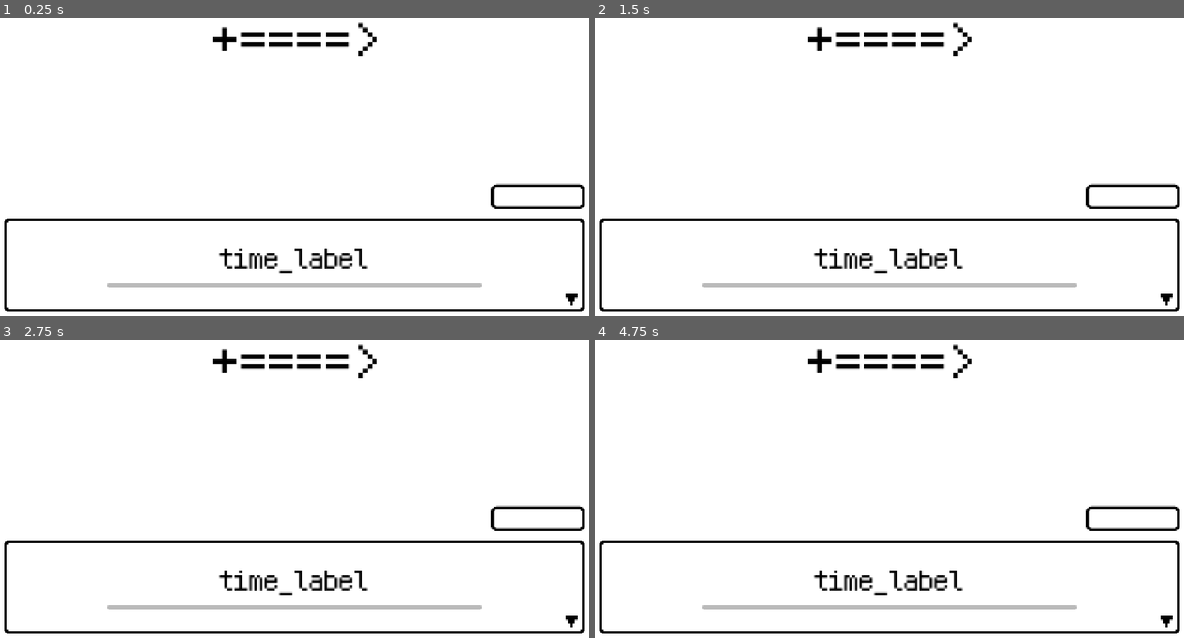
Above: before the commit, frames 1-4 (two rows, left to right).
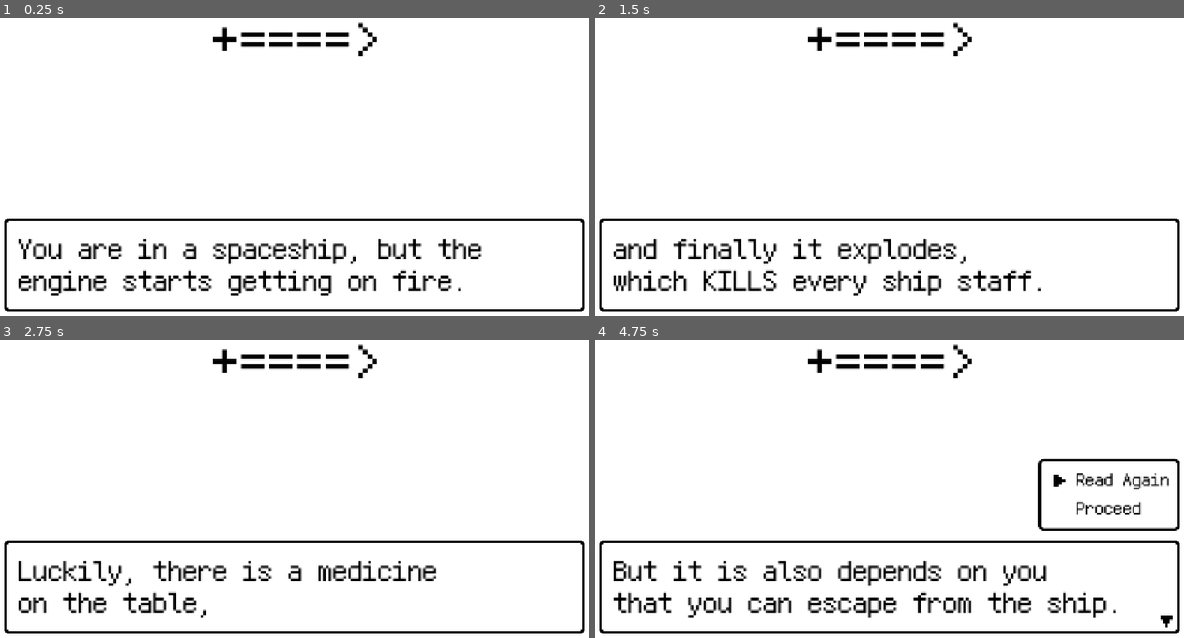
Above: after the commit, the same moments.

Repository: OzelotVanilla/sacrifircas
Game: Godot game, scene res://scenes/last_dose/MiniGameLastDose.tscn
Two runs of this game, one before a commit and one after it. Both use one fixed random seed, a clock stepped at 60 frames per second and the inputs below. Before the commit the project has no main scene; this scene is started directly in both runs.
Inputs:
- Up to frame 1 (0.25 s): no input
- Up to frame 2 (1.5 s): tap Enter (ui_accept) at 0.5, 0.77, 1.25 s
- Up to frame 3 (2.75 s): tap Enter (ui_accept) at 1.52, 2 s
- Up to frame 4 (4.75 s): tap Enter (ui_accept) at 2.75, 3.02, 3.5, 3.77, 4.25, 4.52 s

The runs differ from the first frame. In frame 1, 5.5% of the frame differs, in the area x 3-100%, y 55-97%; in frame 2, 5.1%; in frame 3, 4.5%; in frame 4, 6.4%, in the area x 3-100%, y 39-94%.
Error before the commit: Parse Error: Could not resolve class "BaseGame". (res://scenes/last_dose/MiniGameLastDose.gd:1)

Commit message:
feature - `MainGame` along with readme files
Also set to main scene in project settings.

Diff:
--- a/project.godot
+++ b/project.godot
@@ -11,6 +11,7 @@
 [application]
 
 config/name="sacrifircas"
+run/main_scene="uid://x18fwg8aj1ah"
 config/features=PackedStringArray("4.7", "Forward Plus")
 config/icon="res://icon.svg"
 
--- /dev/null
+++ b/scenes/main_game/MainGame.gd
@@ -0,0 +1,76 @@
+class_name MainGame
+extends Control
+
+
+var last_dose__scene := preload(
+    "res://scenes/last_dose/MiniGameLastDose.tscn"
+)
+
+
+@onready var game_container__ref: Control = $GameContainer
+
+@onready var line_edit__ref: LineEdit = $VBox/LineEdit
+
+
+func _ready() -> void: self.__onReady__()
+
+
+func on_LineEdit_text_submitted(player_code: String) -> void:
+    if player_code.count("_") != 2:
+        await self.showLineEditErrorInput(
+            str("Invalid player code")
+            #str("Invalid player code `", player_code, "`.")
+        )
+        return
+
+    var player_code_destruct := player_code.split("_", false, 3)
+    var level_name      := player_code_destruct[0]
+    var level_variation := int(player_code_destruct[1])
+    var player_side     := int(player_code_destruct[2])
+    var scene_to_load: PackedScene
+    match level_name:
+        "ld":
+            scene_to_load = last_dose__scene
+
+        _:
+            await self.showLineEditErrorInput(
+                str("Invalid player code")
+                #str("No level is called `", level_name, "`.")
+            )
+            return
+
+    self.changeToGame(scene_to_load, level_variation, player_side, player_code)
+
+func showLineEditErrorInput(error: String):
+    self.line_edit__ref.text = error
+    self.line_edit__ref.editable = false
+    await get_tree().create_timer(2).timeout
+    self.line_edit__ref.clear()
+    self.line_edit__ref.editable = true
+    self.line_edit__ref.edit()
+
+func on_FinishAndStatButton_pressed() -> void:
+    pass # Replace with function body.
+
+func changeToGame(
+    scene: PackedScene, level_variation: int, player_side: int,
+    player_code: String
+):
+    self.requestCloseCurrentGame()
+
+    var game: BaseGame = scene.instantiate()
+    self.game_container__ref.add_child(game)
+    game.level_variation = level_variation
+    game.player_side     = player_side
+    game.player_code     = player_code
+    game.main_game__ref  = self
+
+func requestCloseCurrentGame():
+    for game in self.game_container__ref.get_children():
+        self.game_container__ref.remove_child(game)
+        game.queue_free()
+    self.line_edit__ref.clear()
+
+func __onReady__():
+    save_manager.createSave()
+    self.line_edit__ref.grab_focus()
--- /dev/null
+++ b/scenes/main_game/MainGame.tscn
@@ -0,0 +1,93 @@
+[gd_scene format=3 uid="uid://x18fwg8aj1ah"]
+
+[ext_resource type="Script" uid="uid://dc3005cvhsesj" path="res://scenes/main_game/MainGame.gd" id="1_qty2d"]
+[ext_resource type="FontFile" uid="uid://bdvrgt841l73v" path="res://assets/fonts/ark-pixel-12px-monospaced-latin.otf" id="2_bf1bb"]
+[ext_resource type="StyleBox" uid="uid://bivtwg8cnosv0" path="res://assets/stylebox/pixel_style.tres" id="3_j2o7p"]
+
+[sub_resource type="StyleBoxEmpty" id="StyleBoxEmpty_51h8d"]
+
+[sub_resource type="StyleBoxEmpty" id="StyleBoxEmpty_cly3p"]
+
+[sub_resource type="StyleBoxEmpty" id="StyleBoxEmpty_msl2r"]
+
+[sub_resource type="StyleBoxEmpty" id="StyleBoxEmpty_tg3ls"]
+
+[sub_resource type="StyleBoxEmpty" id="StyleBoxEmpty_kxs62"]
+
+[node name="MainGame" type="Control" unique_id=681627672]
+layout_mode = 3
+anchors_preset = 15
+anchor_right = 1.0
+anchor_bottom = 1.0
+grow_horizontal = 2
+grow_vertical = 2
+script = ExtResource("1_qty2d")
+
+[node name="VBox" type="VBoxContainer" parent="." unique_id=512049698]
+layout_mode = 1
+anchors_preset = 15
+anchor_right = 1.0
+anchor_bottom = 1.0
+grow_horizontal = 2
+grow_vertical = 2
+alignment = 1
+
+[node name="Label" type="Label" parent="VBox" unique_id=1410042307]
+layout_mode = 2
+theme_override_colors/font_color = Color(0, 0, 0, 1)
+theme_override_fonts/font = ExtResource("2_bf1bb")
+theme_override_font_sizes/font_size = 64
+text = "Enter your player code:"
+horizontal_alignment = 1
+
+[node name="Spacer_01" type="Control" parent="VBox" unique_id=1524856531]
+custom_minimum_size = Vector2(0, 80)
+layout_mode = 2
+
+[node name="LineEdit" type="LineEdit" parent="VBox" unique_id=1461582300]
+custom_minimum_size = Vector2(600, 80)
+layout_mode = 2
+size_flags_horizontal = 4
+theme_override_colors/font_color = Color(0, 0, 0, 1)
+theme_override_colors/font_uneditable_color = Color(0.84313726, 0, 0.22745098, 1)
+theme_override_colors/caret_color = Color(0, 0, 0, 1)
+theme_override_fonts/font = ExtResource("2_bf1bb")
+theme_override_font_sizes/font_size = 40
+theme_override_styles/normal = ExtResource("3_j2o7p")
+theme_override_styles/read_only = ExtResource("3_j2o7p")
+theme_override_styles/focus = ExtResource("3_j2o7p")
+placeholder_text = "Input and press ENTER key"
+alignment = 1
+
+[node name="Spacer_02" type="Control" parent="VBox" unique_id=1172993998]
+custom_minimum_size = Vector2(0, 120)
+layout_mode = 2
+
+[node name="HBox" type="HBoxContainer" parent="VBox" unique_id=527515965]
+layout_mode = 2
+alignment = 1
+
+[node name="FinishAndStatButton" type="Button" parent="VBox/HBox" unique_id=96607839]
+custom_minimum_size = Vector2(360, 60)
+layout_mode = 2
+theme_override_colors/font_color = Color(0, 0, 0, 1)
+theme_override_fonts/font = ExtResource("2_bf1bb")
+theme_override_font_sizes/font_size = 32
+theme_override_styles/normal = ExtResource("3_j2o7p")
+theme_override_styles/pressed = SubResource("StyleBoxEmpty_51h8d")
+theme_override_styles/hover = SubResource("StyleBoxEmpty_cly3p")
+theme_override_styles/hover_pressed = SubResource("StyleBoxEmpty_msl2r")
+theme_override_styles/disabled = SubResource("StyleBoxEmpty_tg3ls")
+theme_override_styles/focus = SubResource("StyleBoxEmpty_kxs62")
+text = "Finish and See Stats"
+
+[node name="GameContainer" type="Control" parent="." unique_id=525239506]
+layout_mode = 1
+anchors_preset = 15
+anchor_right = 1.0
+anchor_bottom = 1.0
+grow_horizontal = 2
+grow_vertical = 2
+
+[connection signal="text_submitted" from="VBox/LineEdit" to="." method="on_LineEdit_text_submitted"]
+[connection signal="pressed" from="VBox/HBox/FinishAndStatButton" to="." method="on_FinishAndStatButton_pressed"]
Not shown, added: scenes/main_game/MainGame.gd.uid
Not shown, added: readme.md
